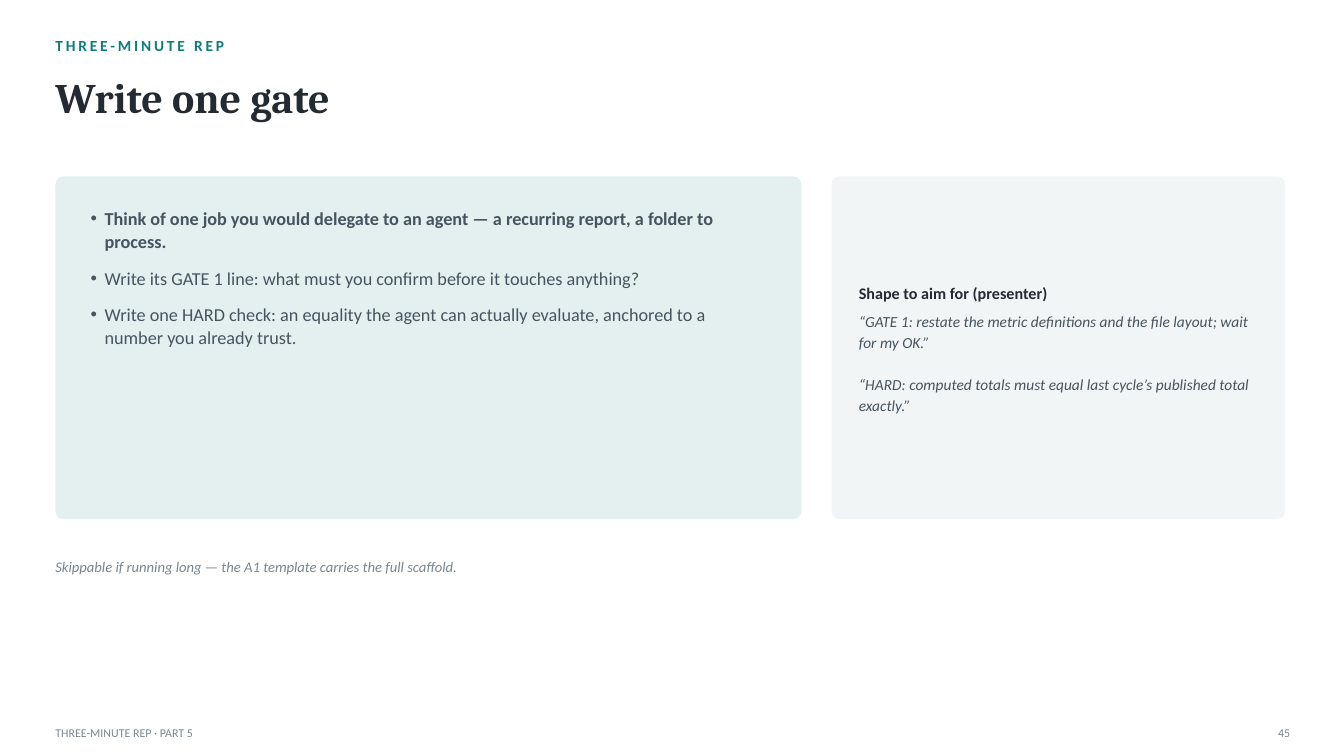
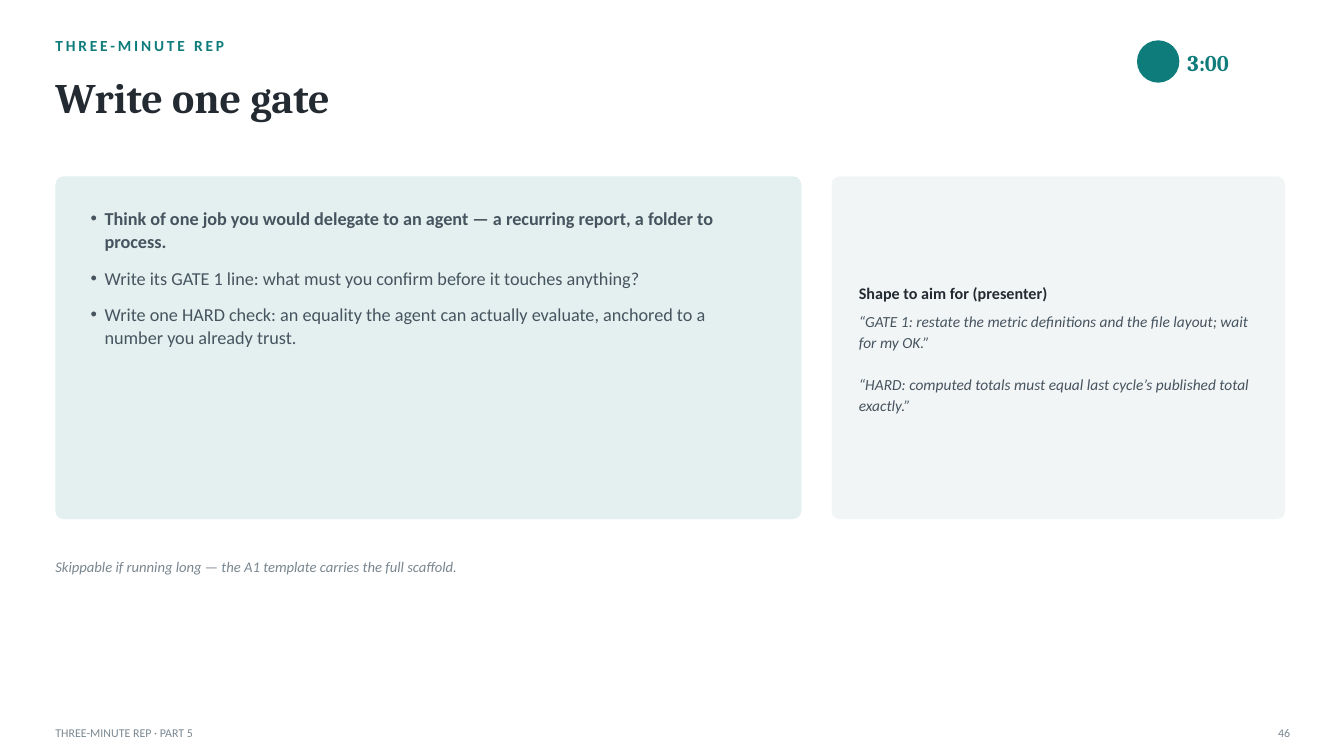
Before and after one commit to naviero1/Claude-Works, a slide deck: slide 46 of ai-training-prompt-engineering/deliverables/From_Prompts_to_Agents_Training.pptx (slide 45 before the commit). Drawn at 1344x756 pixels with LibreOffice and Linux fonts; fonts in the diff are those of the drawing; background and template pictures are left out. Boxes give left, top, right and bottom in pixels: in the first picture for what was removed or moved away, otherwise in the second. Text is boxed around its words. In the diff, an @@ line names an element or a change of style, - is before the commit and + after.

```diff
--- a/ai-training-prompt-engineering/deliverables/From_Prompts_to_Agents_Training.pptx
+++ b/ai-training-prompt-engineering/deliverables/From_Prompts_to_Agents_Training.pptx
@@ ellipse added at [1137,40,1180,83], fill #0E7C7B @@
@@ text added at [1187,56,1228,71], 16 pt, text #0E7C7B, bold @@
+3:00
```
Also in this commit, not shown: 38 other slides changed, 1 slide added, 10 other files.
